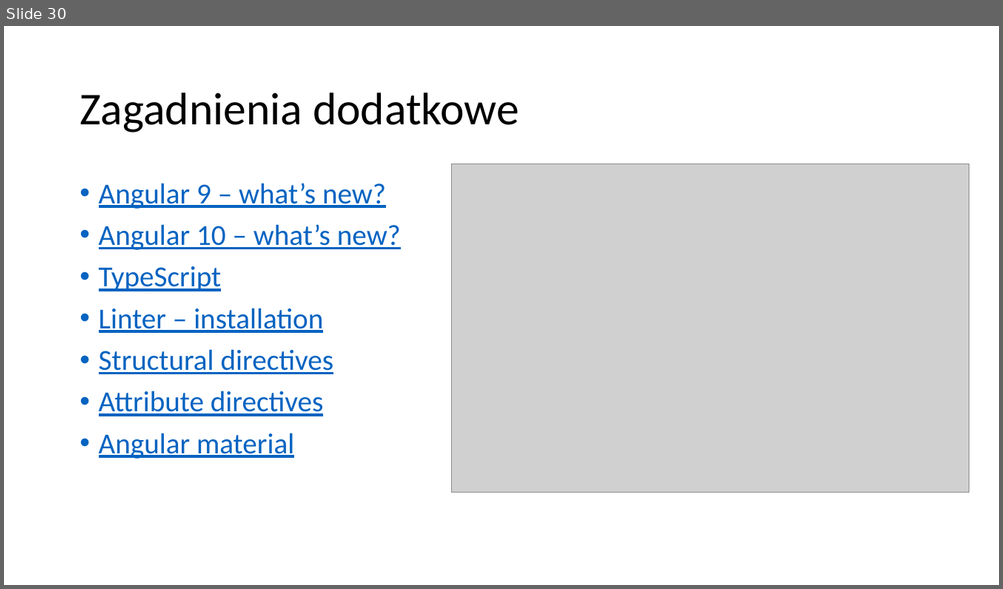
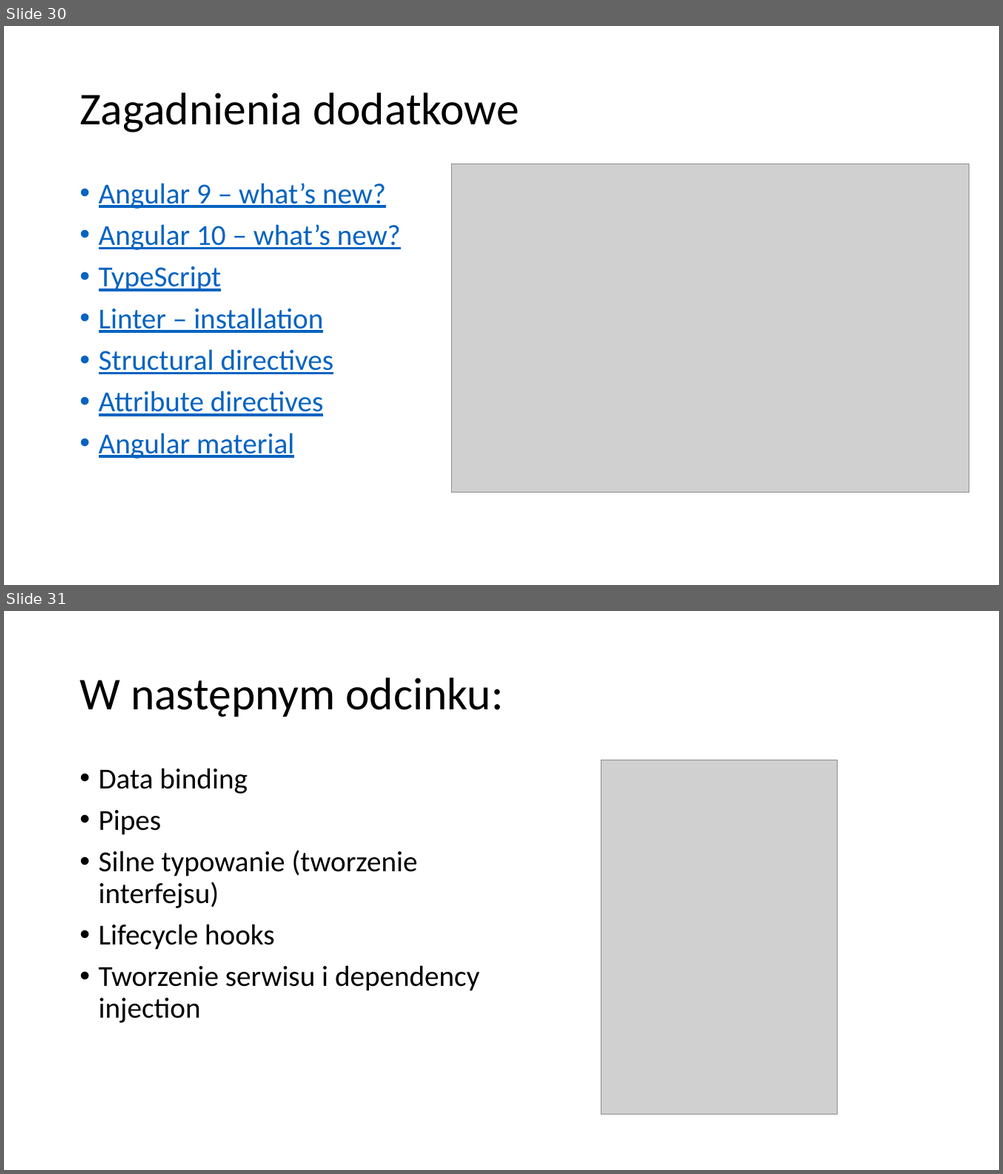
Before and after one commit to VadimPeczynski/Angular-Workshop, a slide deck: 1/presentation/Angular 1.pptx. Shown one above the other, each under a label of ours: slide 30 before the commit, slides 30 and 31 after it. The pictures are 1003x589 and 1003x1174 pixels, drawn with LibreOffice and Linux fonts; fonts in the diff are those of the drawing; grey boxes stand for pictures. Boxes give left, top, right and bottom in pixels: in the first picture for what was removed or moved away, otherwise in the second. Text is boxed around its words. In the diff, an @@ line names an element or a change of style, - is before the commit and + after.

```diff
--- a/1/presentation/Angular 1.pptx
+++ b/1/presentation/Angular 1.pptx
@@ slide 31 added at <box>4,611,999,1170</box>, background #FFFFFF @@
@@ title added at <box>79,678,503,717</box>, 44 pt, text #000000 @@
+W następnym odcinku:
@@ picture added at <box>601,760,837,1116</box> @@
@@ text added at <box>99,768,479,1023</box>, 28 pt, text #000000 @@
+• Data binding
+• Pipes
+• Silne typowanie (tworzenie interfejsu)
+• Lifecycle hooks
+• Tworzenie serwisu i dependency injection
```
Also in this commit, not shown: 5 slides changed, 1 other file.
